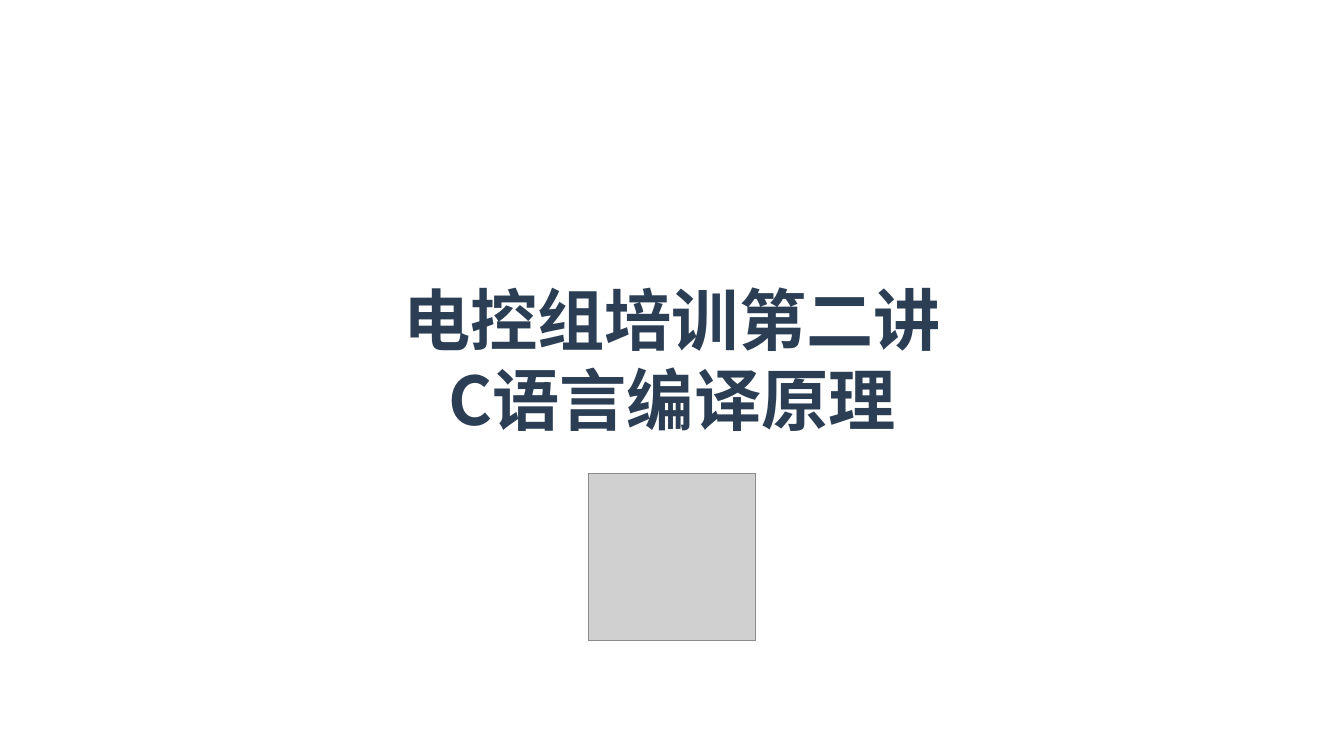
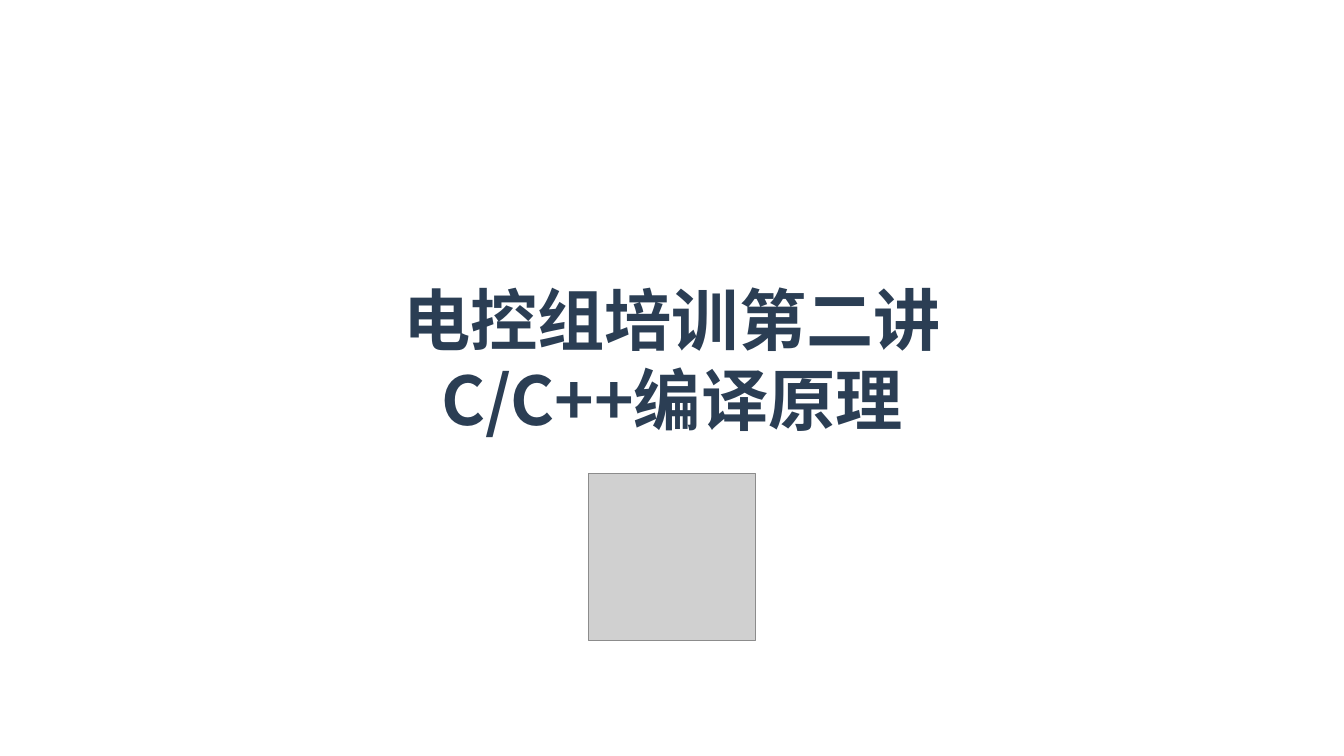
Before and after one commit to Raventhatfly/Raventhatfly.github.io, a slide deck: slide 1 of files/meta-teaching/Lecture2.pptx. Drawn at 1344x756 pixels with LibreOffice and Linux fonts; fonts in the diff are those of the drawing; grey boxes stand for pictures; background and template pictures are left out. Boxes give left, top, right and bottom in pixels: in the first picture for what was removed or moved away, otherwise in the second. Text is boxed around its words. In the diff, an @@ line names an element or a change of style, - is before the commit and + after.

```diff
--- a/files/meta-teaching/Lecture2.pptx
+++ b/files/meta-teaching/Lecture2.pptx
@@ text at [441,367,902,437]: text changed @@
-C语言编译原理
+C/C++编译原理
```
Also in this commit, not shown: 3 other slides changed, 2 slides added, 23 other files.
